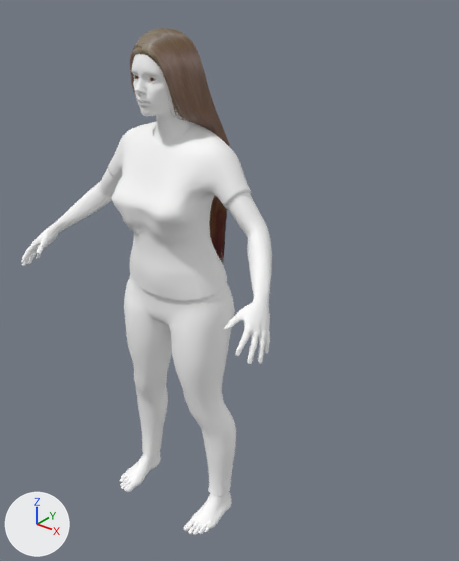
What one commit did to the FBX model Assets/Prefabs/characters/MakeHuman/Woman2/Woman2.fbx.
Before and after are seen from a 50 mm camera at (1.242, -1.322, 1.703) aimed at (0.129, 0.07, 0.84). Arrows for +X, +Y and +Z are at lower left; the lights stay in place. Where no turn or scale is listed for an object, it has been applied to the vertices. Vertices at the same position are counted once.

The older version as bpy lines, for what is in view:
```python
me_female_casualsuit01 = bpy.data.meshes.new('female_casualsuit01')
me_female_casualsuit01.from_pydata(...)  # 2197 vertices, 2118 faces; spans x -0.263..0.259, y -0.177..0.096, z 0.078..1.333
me_female_casualsuit01.materials.append(mat_female_casualsuit01)  # white #ffffff
me_long01 = bpy.data.meshes.new('long01')
me_long01.from_pydata(...)  # 3238 vertices, 2054 faces; spans x -0.125..0.125, y -0.131..0.098, z 0.872..1.571
me_long01.materials.append(mat_long01)
me_woman2 = bpy.data.meshes.new('woman2')
me_woman2.from_pydata(...)  # 10756 vertices, 10690 faces; spans x -0.48..0.48, y -0.29..0.05, z 0.0..1.56
me_woman2.materials.append(mat_woman2)  # white #ffffff
ob_female_casualsuit01mesh = bpy.data.objects.new('female_casualsuit01Mesh', me_female_casualsuit01)
ob_female_casualsuit01mesh.location = (0.0, 0.0, 0.0)
ob_long01mesh = bpy.data.objects.new('long01Mesh', me_long01)
ob_long01mesh.location = (0.0, 0.0, 0.0)
ob_woman2mesh = bpy.data.objects.new('woman2Mesh', me_woman2)
ob_woman2mesh.location = (0.0, 0.0, 0.0)
```
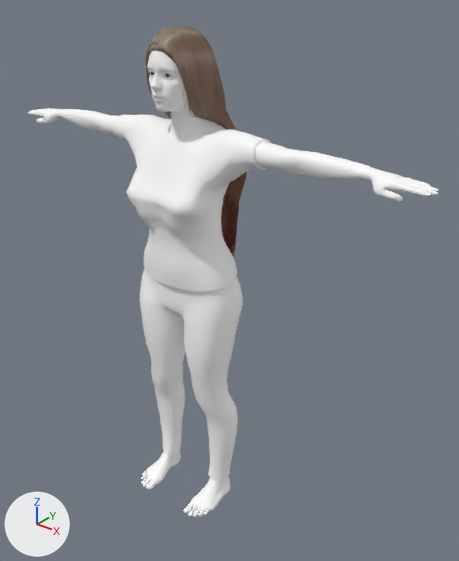
Commit message: update woman2

What differs and where, as boxes (x1, y1, x2, y2) in the pictures (459 x 561 px; the box of a moved part takes in the faces that stretch with it):
'female_casualsuit01Mesh', reshaped (10% wider): before (108, 121, 251, 496); after (113, 114, 271, 480)
'woman2Mesh', reshaped (63% wider): before (21, 53, 272, 535); after (28, 50, 439, 517)
'long01Mesh', reshaped: before (130, 28, 230, 262); after (145, 26, 247, 256)
part 1 of me_woman2, moved or reshaped: before (120, 451, 161, 492); after (141, 448, 181, 490)
part 2 of me_woman2, moved or reshaped: before (183, 492, 232, 535); after (183, 477, 230, 517)
part 3 of me_woman2, moved or reshaped: before (21, 53, 272, 364); after (28, 50, 439, 202)

The edits, one by one:
me_woman2 is used by ob_woman2mesh; location (0.0, 0.0, 0.0).
me_woman2 had 10756 vertices, 10690 faces and spanned x -0.48..0.48, y -0.29..0.05, z 0.0..1.56.
me_woman2 now has 10756 vertices, 10690 faces and spans x -0.75..0.75, y -0.14..0.11, z 0.0..1.57.
me_woman2 part 1: the loose piece of 1103 vertices spanning x -0.21..-0.13, y -0.19..0.01, z 0.0..0.12 is moved by (0.05, 0.06, 0.0).
me_woman2 part 2: the loose piece of 1103 vertices spanning x 0.13..0.21, y -0.19..0.01, z 0.0..0.12 is moved by (-0.05, 0.06, 0.0).
me_woman2 part 3: 8550 of 10756 vertices moved; they spanned x -0.48..0.48, y -0.29..0.05, z 0.83..1.56 and now span x -0.75..0.75, y -0.1..0.11, z 1.22..1.57; mean shift (0.0, 0.14, 0.16); largest move (0.46, -0.27, 0.84) -> (0.75, 0.04, 1.26).
me_female_casualsuit01 is used by ob_female_casualsuit01mesh; location (0.0, 0.0, 0.0).
me_female_casualsuit01 had 2197 vertices, 2118 faces and spanned x -0.263..0.259, y -0.177..0.096, z 0.078..1.333.
me_female_casualsuit01 now has 2197 vertices, 2118 faces and spans x -0.279..0.271, y -0.117..0.148, z 0.078..1.336.
me_female_casualsuit01 part 5: 2197 of 2197 vertices moved; they spanned x -0.263..0.259, y -0.177..0.096, z 0.078..1.333 and now span x -0.279..0.271, y -0.117..0.148, z 0.078..1.336; mean shift (0.0, 0.058, 0.016); largest move (-0.201, -0.002, 1.11) -> (-0.274, 0.059, 1.222).
me_long01 is used by ob_long01mesh; location (0.0, 0.0, 0.0).
me_long01 had 3238 vertices, 2054 faces and spanned x -0.125..0.125, y -0.131..0.098, z 0.872..1.571.
me_long01 now has 3238 vertices, 2054 faces and spans x -0.136..0.136, y -0.073..0.156, z 0.876..1.574.
me_long01 part 4: 3238 of 3238 vertices moved; they spanned x -0.125..0.125, y -0.131..0.098, z 0.872..1.571 and now span x -0.136..0.136, y -0.073..0.156, z 0.876..1.574; mean shift (-0.001, 0.058, 0.003); largest move (-0.108, 0.037, 1.355) -> (-0.115, 0.094, 1.322).
